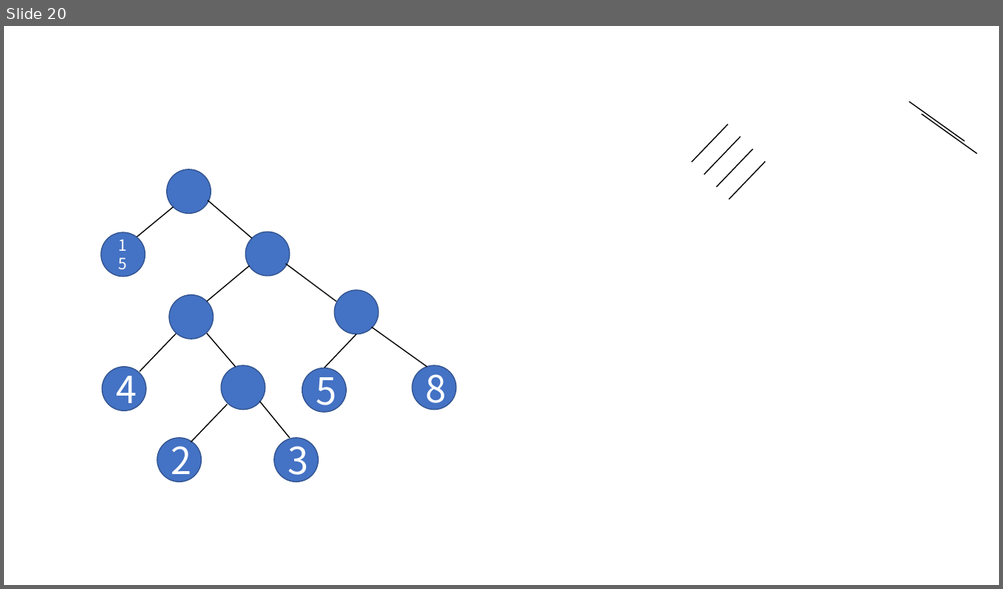
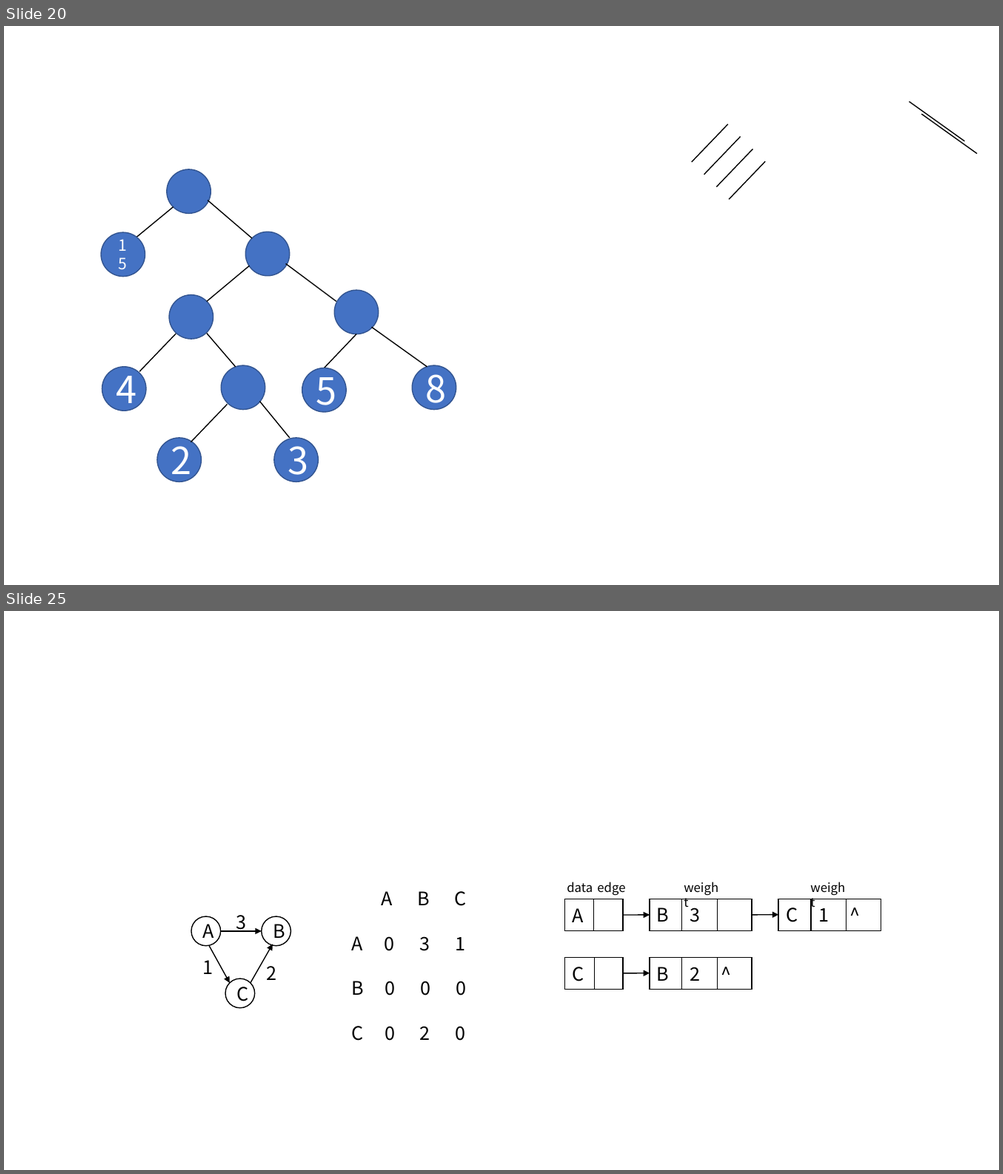
Before and after one commit to The-wind-blows/course, a slide deck: 演示文稿1.pptx. Shown one above the other, each under a label of ours: slide 20 before the commit, slides 20 and 25 after it; the slides between them are not shown. The pictures are 1003x589 and 1003x1174 pixels, drawn with LibreOffice and Linux fonts; fonts in the diff are those of the drawing. Boxes give left, top, right and bottom in pixels: in the first picture for what was removed or moved away, otherwise in the second. Text is boxed around its words. In the diff, an @@ line names an element or a change of style, - is before the commit and + after.

```diff
--- a/演示文稿1.pptx
+++ b/演示文稿1.pptx
@@ slide 25 added at [4, 611, 999, 1170], background #FFFFFF @@
@@ group added at [564, 877, 881, 990]: 8 lines, 5 rectangles, 4 texts, 3 arrows @@
+A
+data
+edge
+B 3
+weight
+C 1 ^
+C
+B 2 ^
+weight
@@ group added at [191, 891, 466, 1041]: 4 texts, 3 ellipses, 3 arrows @@
+A B C
+A 0 3 1
+B 0 0 0
+C 0 2 0
+A
+B
+C
+3
+2
+1
```
Also in this commit, not shown: 4 other slides added, 9 other files.
